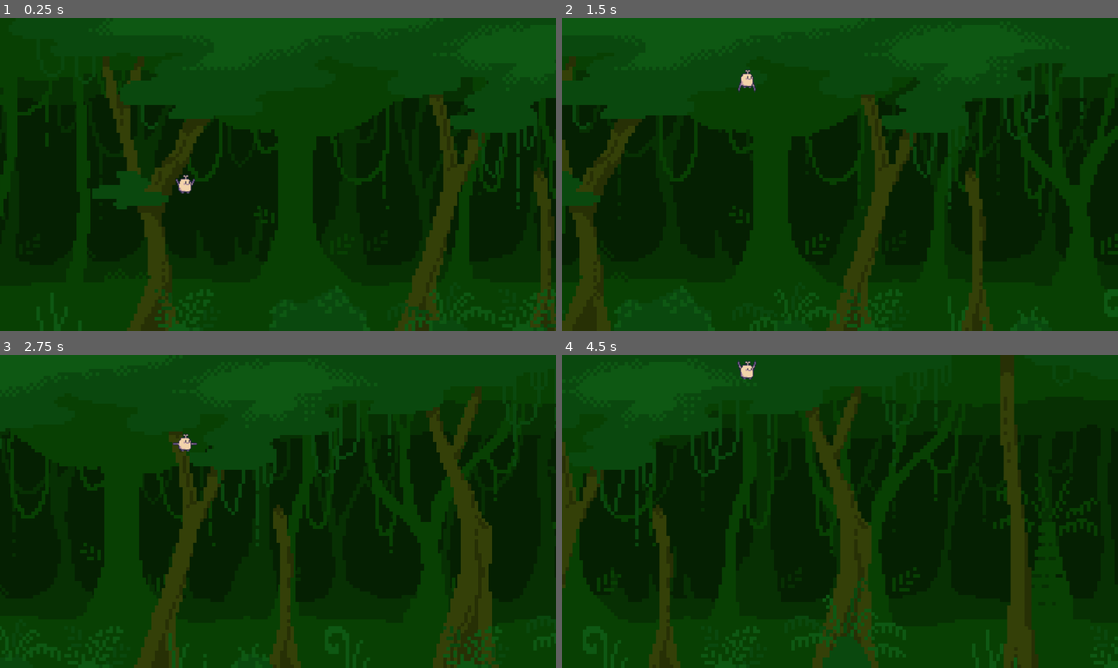
Above: before the commit, frames 1-4 (two rows, left to right).
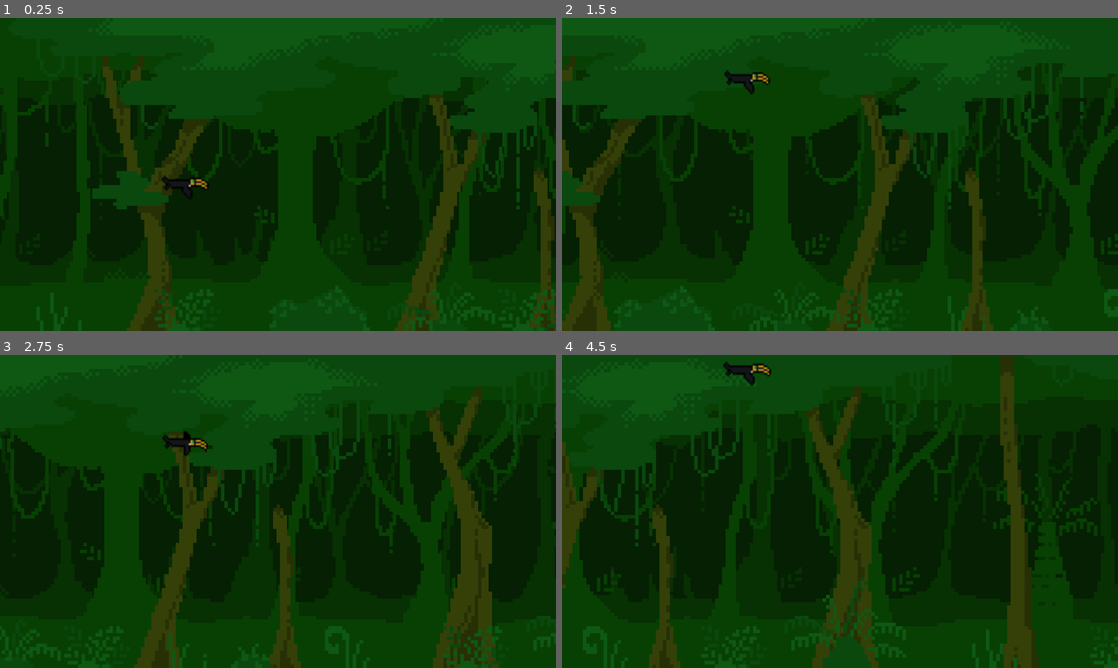
Above: after the commit, the same moments.

Repository: FaunaPolaris/birdGameJam
Game: Godot game, scene res://scenes/world.tscn
Two runs of this game, one before a commit and one after it. Both use one fixed random seed, a clock stepped at 60 frames per second and the inputs below.
Inputs:
- Up to frame 1 (0.25 s): no input
- Up to frame 2 (1.5 s): hold Up (ui_up) 0.53-1.28 s; hold Down (ui_down) from 1.28 s (still down)
- Up to frame 3 (2.75 s): release Down (ui_down) at 2.03 s; hold Up (ui_up) from 2.03 s (still down)
- Up to frame 4 (4.5 s): release Up (ui_up) at 3.53 s; hold Down (ui_down) from 3.53 s (still down)

The runs differ from the first frame. In frame 1, 0.3% of the frame differs, in the area x 29-38%, y 50-58%; in frame 2, 0.3%; in frame 3, 0.3%; in frame 4, 0.3%, in the area x 29-38%, y 1-10%.

Commit message:
implemented tucano

Diff:
--- a/scenes/player.tscn
+++ b/scenes/player.tscn
@@ -1,6 +1,34 @@
 [gd_scene load_steps=6 format=3 uid="uid://b1lhjk031rhsr"]
 
-[ext_resource type="Texture2D" uid="uid://b57nmjood8oh2" path="res://assets/Fat_bird_fly_spritesheet.png" id="1_pga73"]
+[ext_resource type="Texture2D" uid="uid://lx24nyyfhq3n" path="res://assets/tucano.png" id="1_y82w8"]
+
+[sub_resource type="Animation" id="Animation_q2b5w"]
+length = 0.45
+loop_mode = 1
+tracks/0/type = "value"
+tracks/0/imported = false
+tracks/0/enabled = true
+tracks/0/path = NodePath("Sprite2D:frame")
+tracks/0/interp = 1
+tracks/0/loop_wrap = true
+tracks/0/keys = {
+"times": PackedFloat32Array(0, 0.150619, 0.300333),
+"transitions": PackedFloat32Array(1, 1, 1),
+"update": 1,
+"values": [0, 1, 2]
+}
+tracks/1/type = "value"
+tracks/1/imported = false
+tracks/1/enabled = true
+tracks/1/path = NodePath("Sprite2D:scale")
+tracks/1/interp = 1
+tracks/1/loop_wrap = true
+tracks/1/keys = {
+"times": PackedFloat32Array(0),
+"transitions": PackedFloat32Array(1),
+"update": 0,
+"values": [Vector2(1, 1)]
+}
 
 [sub_resource type="Animation" id="Animation_hiayk"]
 resource_name = "flying"
@@ -31,33 +59,6 @@
 "values": [Vector2(1, 1), Vector2(1, 0.9), Vector2(1, 1.1), Vector2(1.1, 1), Vector2(1, 1.1)]
 }
 
-[sub_resource type="Animation" id="Animation_q2b5w"]
-length = 0.001
-tracks/0/type = "value"
-tracks/0/imported = false
-tracks/0/enabled = true
-tracks/0/path = NodePath("Sprite2D:frame")
-tracks/0/interp = 1
-tracks/0/loop_wrap = true
-tracks/0/keys = {
-"times": PackedFloat32Array(0),
-"transitions": PackedFloat32Array(1),
-"update": 1,
-"values": [0]
-}
-tracks/1/type = "value"
-tracks/1/imported = false
-tracks/1/enabled = true
-tracks/1/path = NodePath("Sprite2D:scale")
-tracks/1/interp = 1
-tracks/1/loop_wrap = true
-tracks/1/keys = {
-"times": PackedFloat32Array(0),
-"transitions": PackedFloat32Array(1),
-"update": 0,
-"values": [Vector2(1, 1)]
-}
-
 [sub_resource type="AnimationLibrary" id="AnimationLibrary_2gbmf"]
 _data = {
 "RESET": SubResource("Animation_q2b5w"),
@@ -71,8 +72,8 @@
 [node name="Player" type="CharacterBody2D"]
 
 [node name="Sprite2D" type="Sprite2D" parent="."]
-texture = ExtResource("1_pga73")
-hframes = 5
+texture = ExtResource("1_y82w8")
+vframes = 3
 
 [node name="AnimationPlayer" type="AnimationPlayer" parent="."]
 deterministic = true
--- a/scenes/world.tscn
+++ b/scenes/world.tscn
@@ -11,7 +11,7 @@
 [node name="Background" parent="." instance=ExtResource("3_smyhh")]
 
 [node name="Player" parent="." instance=ExtResource("2_6yh38")]
-scale = Vector2(3, 3)
+scale = Vector2(6, 6)
 script = ExtResource("4_deup2")
 
 [node name="Camera2D" type="Camera2D" parent="."]
Renamed: tucano.png -> assets/tucano.png
Not shown, added: assets/tucano.png.import
